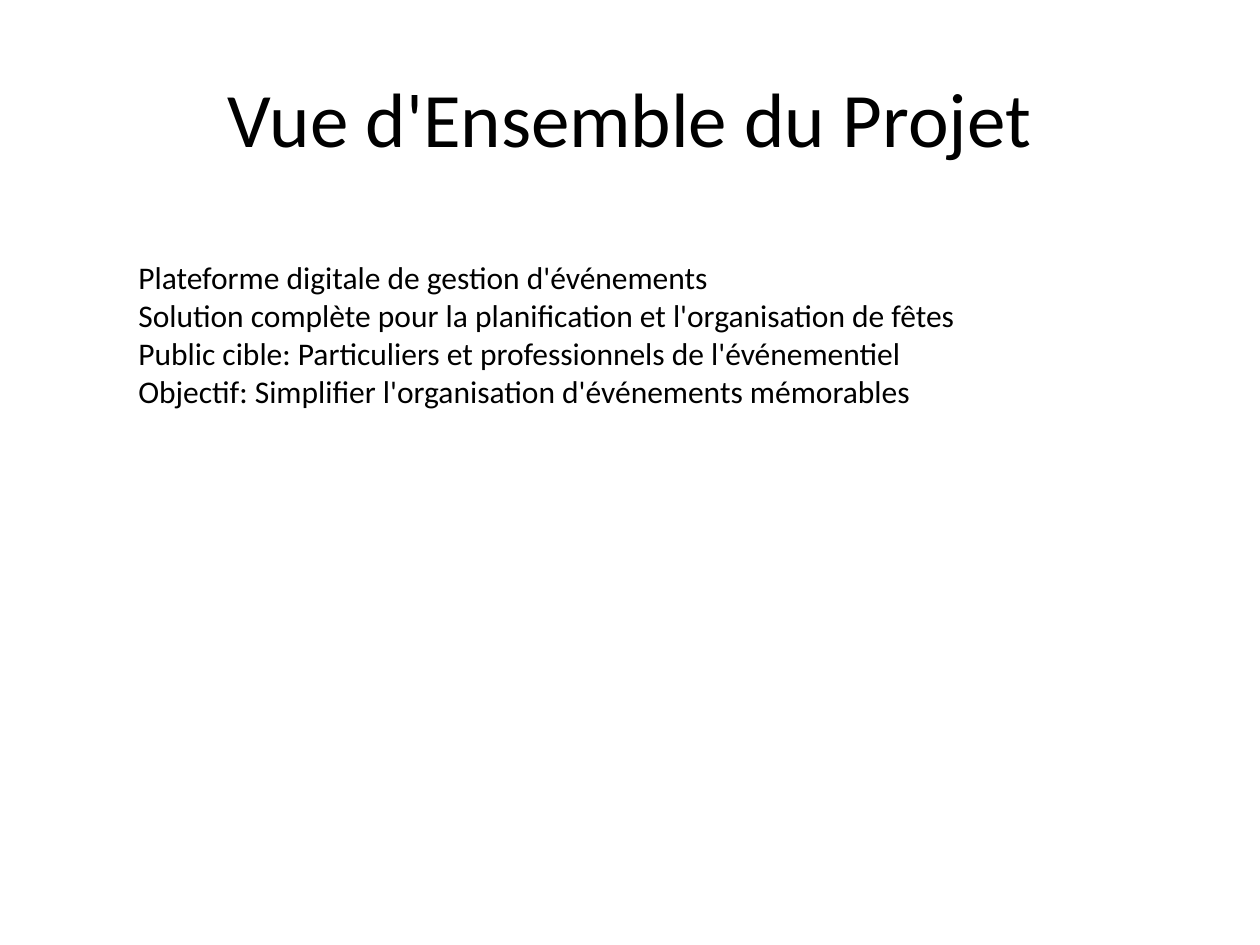
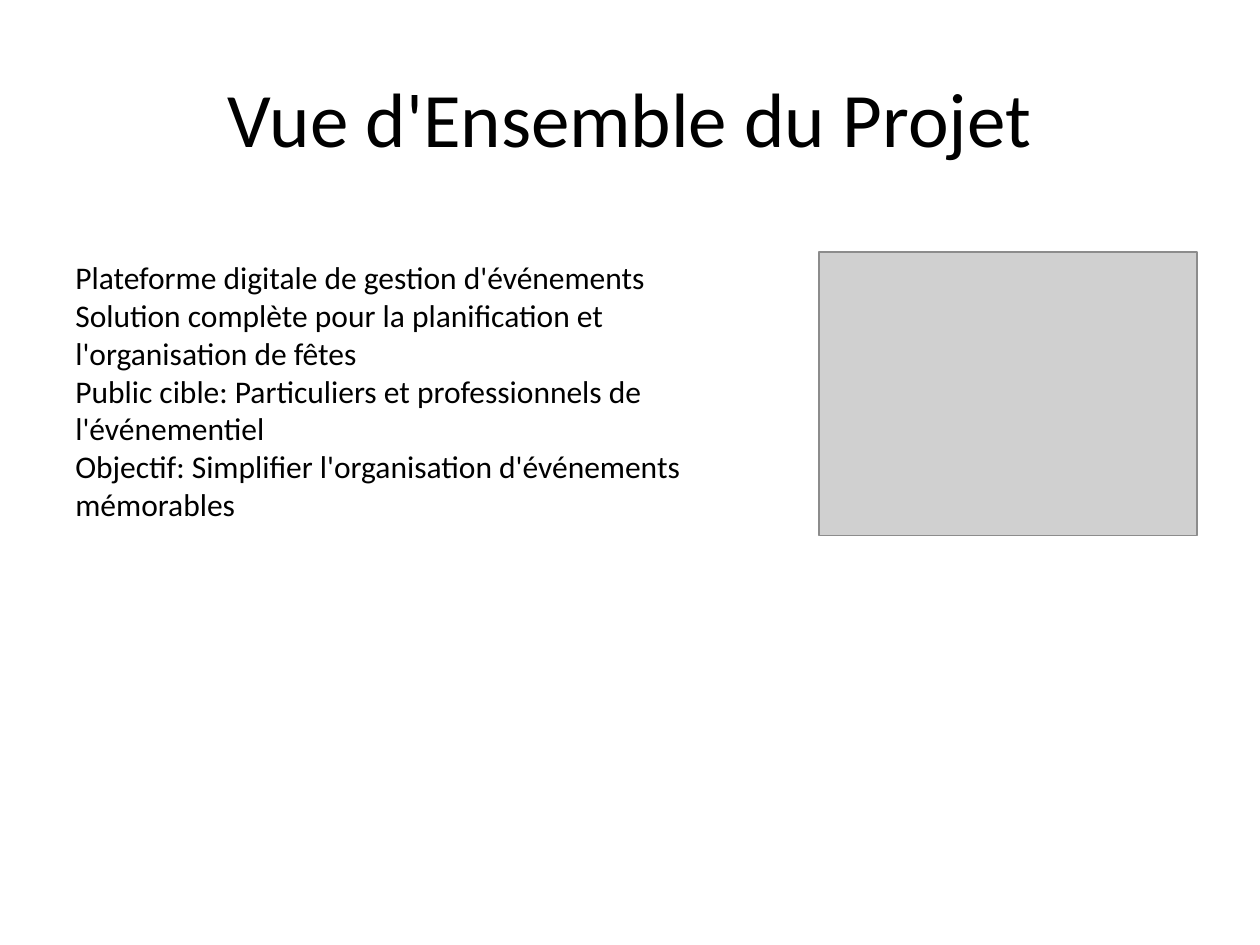
Before and after one commit to adnene1998/Spacy-spam-assasin-, a slide deck: slide 2 of Plan_Marketing_Plateforme_Gestion_Fetes.pptx. Drawn at 1260x945 pixels with LibreOffice and Linux fonts; fonts in the diff are those of the drawing; grey boxes stand for pictures. Boxes give left, top, right and bottom in pixels: in the first picture for what was removed or moved away, otherwise in the second. Text is boxed around its words. In the diff, an @@ line names an element or a change of style, - is before the commit and + after.

```diff
--- a/Plan_Marketing_Plateforme_Gestion_Fetes.pptx
+++ b/Plan_Marketing_Plateforme_Gestion_Fetes.pptx
@@ text "Plateforme digitale de gestion d'événements" rewrapped from box(138, 267, 954, 409) to box(75, 267, 680, 517) @@
@@ picture added at box(819, 252, 1197, 536) @@
```
Also in this commit, not shown: 5 other slides changed, 4 other files.
